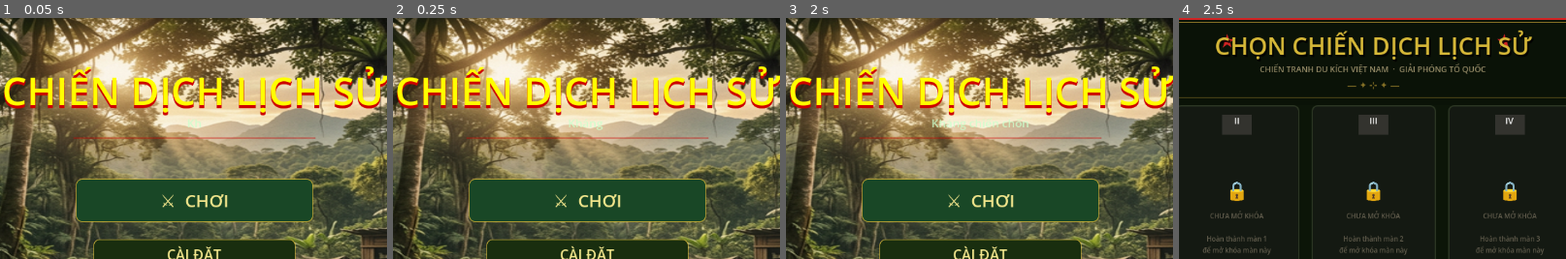
Above: before the commit, frames 1-4 (left to right).
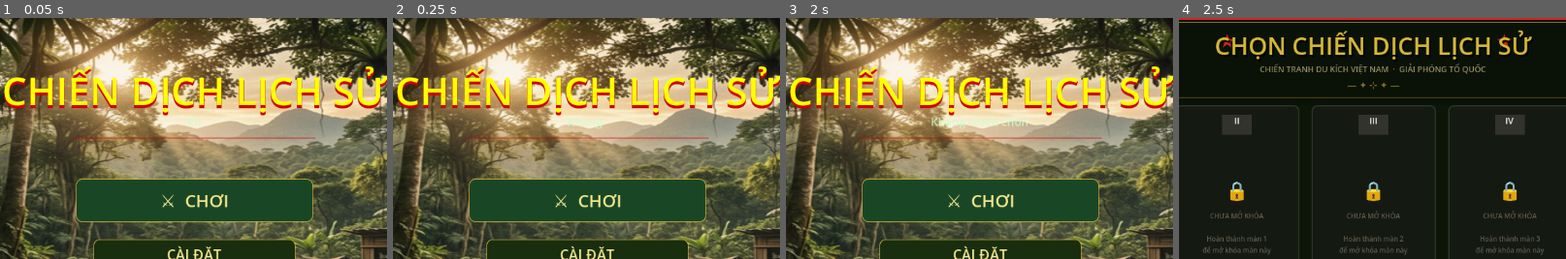
Above: after the commit, the same moments.

Repository: dangkhoa31204/alien-shooter
Game: Godot game, scene res://scenes/menu.tscn
Two runs of this game, one before a commit and one after it. Both use one fixed random seed, a clock stepped at 60 frames per second and the inputs below.
Inputs:
- Up to frame 1 (0.05 s): no input
- Up to frame 2 (0.25 s): no input
- Up to frame 3 (2 s): click "CÀI ĐẶT" at 0.5 s; click "← Quay lại" at 1.25 s
- Up to frame 4 (2.5 s): click "⚔ CHƠI" at 2 s
The pictures show only the part of the screen within x 25-75%, y 0-50%; the shares and areas given below are measured in that part.

The runs differ from the first frame. In frame 1, less than 0.1% of the frame differs, in the area x 48-52%, y 41-46%; in frame 2, less than 0.1%; in frame 3, 0.2%, in the area x 37-63%, y 40-47%; in frame 4, nothing differs.

Commit message:
feat: add main menu, health pickup, detailed enemy AI, and foundational audio and script assets.

Diff:
--- a/scenes/heart.tscn
+++ b/scenes/heart.tscn
@@ -1,30 +1,29 @@
 [gd_scene format=3 uid="uid://heart001"]
 
-[ext_resource type="Script" path="res://scripts/heart.gd" id="1_heart"]
+[ext_resource type="Script" uid="uid://ys4nqhmtp1fn" path="res://scripts/heart.gd" id="1_heart"]
 
 [sub_resource type="RectangleShape2D" id="RectShape_heart"]
 size = Vector2(18, 18)
 
-[node name="Heart" type="Area2D"]
-monitoring = true
+[node name="Heart" type="Area2D" unique_id=253735812]
 monitorable = false
 script = ExtResource("1_heart")
 
-[node name="CollisionShape2D" type="CollisionShape2D" parent="."]
+[node name="CollisionShape2D" type="CollisionShape2D" parent="." unique_id=134360039]
 shape = SubResource("RectShape_heart")
 
-[node name="Sprite" type="ColorRect" parent="."]
+[node name="Sprite" type="ColorRect" parent="." unique_id=1043241229]
 offset_left = -9.0
 offset_top = -9.0
 offset_right = 9.0
 offset_bottom = 9.0
 color = Color(1, 0.2, 0.3, 1)
 
-[node name="Label" type="Label" parent="."]
+[node name="Label" type="Label" parent="." unique_id=1745494071]
 offset_left = -16.0
 offset_top = -24.0
 offset_right = 16.0
 offset_bottom = -12.0
+theme_override_font_sizes/font_size = 14
 text = "♥"
 horizontal_alignment = 1
-theme_override_font_sizes/font_size = 14
--- a/scenes/menu.tscn
+++ b/scenes/menu.tscn
@@ -43,10 +43,11 @@
 anchors_preset = 5
 anchor_left = 0.5
 anchor_right = 0.5
-offset_left = -200.0
-offset_top = 144.0
-offset_right = 200.0
-offset_bottom = 170.0
+offset_left = -201.0
+offset_top = 142.0
+offset_right = 199.0
+offset_bottom = 168.0
+grow_horizontal = 2
 theme_override_colors/font_color = Color(0.55, 0.82, 1, 0.65)
 theme_override_font_sizes/font_size = 17
 text = "Space Defender"
--- a/scripts/audio_manager.gd
+++ b/scripts/audio_manager.gd
@@ -16,6 +16,8 @@
 # MP3 SFX: tên → đường dẫn
 const MP3_SFX_DEFS: Dictionary = {
 	"gun_fire":       "res://assets/audio/gun_fire.mp3",
+	"ak47_fire":  		"res://assets/audio/ak47_fire.mp3",
+	"m4_fire": "res://assets/audio/m4_fire.wav",
 	"collected_item": "res://assets/audio/collected_item.mp3",
 	"b40":           "res://assets/audio/b40.mp3",
 	"reload_ak47":   "res://assets/audio/reload_ak47.mp3",
@@ -208,7 +210,7 @@
 		_sfx[String(d[0])] = arr
 
 func _make_wav(freq_start: float, freq_end: float, duration: float,
-               wave: String, vol: float) -> AudioStreamWAV:
+			   wave: String, vol: float) -> AudioStreamWAV:
 	var samples := int(SAMPLE_RATE * duration)
 	var data    := PackedByteArray()
 	data.resize(samples * 2)
--- a/scripts/contra_enemy.gd
+++ b/scripts/contra_enemy.gd
@@ -232,7 +232,7 @@
 	b.is_enemy_bullet = true
 	b.damage = 1
 	b.add_to_group("enemy_bullet")
-	Audio.play("gun_fire")
+	Audio.play("m4_fire")
 
 	# Shell ejection effect
 	var shell = ColorRect.new(); shell.size = Vector2(2, 1); shell.color = Color.GOLD; shell.global_position = global_position + Vector2(0, -10); get_parent().add_child(shell)
--- a/scripts/contra_player.gd
+++ b/scripts/contra_player.gd
@@ -545,7 +545,7 @@
 		ammo -= 1
 		_sync_hp()
 
-	Audio.play("gun_fire")
+	Audio.play("ak47_fire")
 	var b = BULLET_SCENE.instantiate()
 	if "direction" in b: b.direction = aim_direction
 	b.is_enemy_bullet = false
--- a/scripts/contra_turret.gd
+++ b/scripts/contra_turret.gd
@@ -71,7 +71,7 @@
 	b.direction = (p.global_position - b.global_position).normalized()
 	b.is_enemy_bullet = true
 	b.add_to_group("enemy_bullet")
-	Audio.play("gun_fire")
+	Audio.play("m4_fire")
 
 func _get_main_scene() -> Node:
 	var curr = get_parent()
--- a/scripts/player.gd
+++ b/scripts/player.gd
@@ -1287,7 +1287,7 @@
 
 func _shoot() -> void:
 	can_shoot = false
-	Audio.play("shoot", -12.0)
+	Audio.play("ak47_fire", -12.0)
 	var container := _get_bullet_container()
 	if container == null:
 		shoot_timer.start()
Not shown, added: assets/audio/ak47_fire.mp3.import
Not shown, added: assets/audio/final_screen_music.mp3.import
Not shown, added: assets/audio/game_background_music1.mp3.import
Not shown, added: assets/audio/m4_fire.wav.import
Not shown, added: assets/audio/victory _music.mp3.import
Not shown, added: assets/audio/ak47_fire.mp3
Not shown, added: assets/audio/final_screen_music.mp3
Not shown, added: assets/audio/game_background_music1.mp3
Not shown, added: assets/audio/m4_fire.wav
Not shown, added: assets/audio/victory _music.mp3
